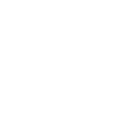
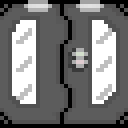
Before/after of a 128px x 128px layered artwork. What changed in the layer stack:
added layer "LeftPartEffects" above "RightPartEffects" over [24, 0, 52, 12]
added layer "RightPartEffects" above "RightPart" over [72, 0, 104, 68]
showed "RightPart", painted on it over [60, 0, 128, 128]
showed "LeftPart" over [0, 0, 76, 128]
hid "DoorMask" over [0, 0, 128, 128]
